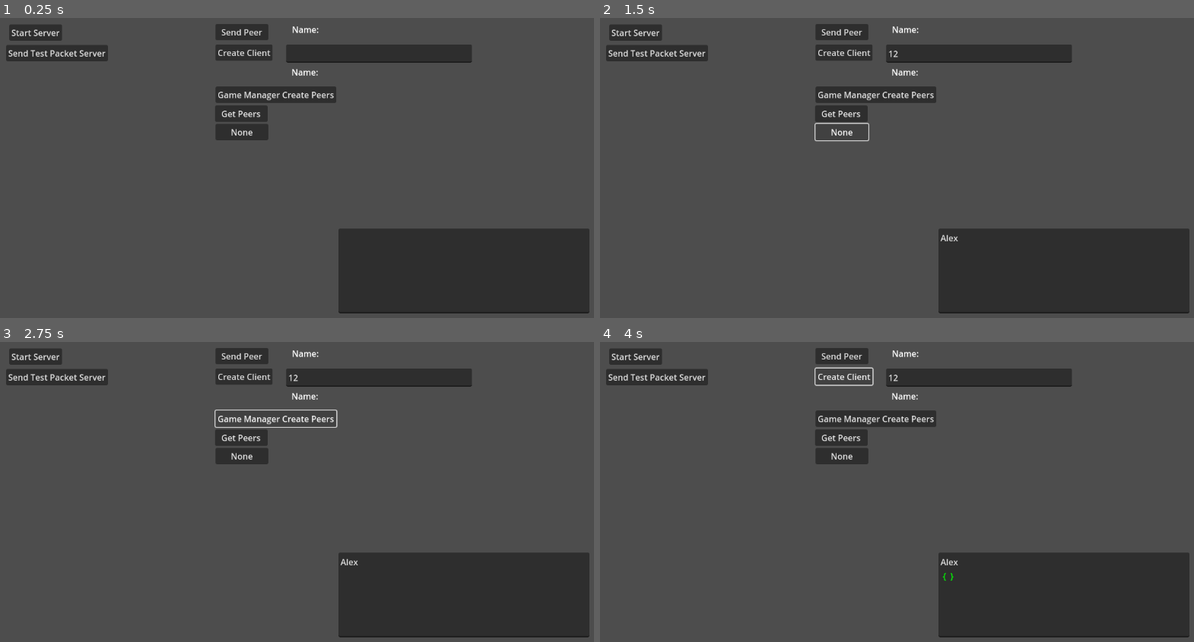
Above: before the commit, frames 1-4 (two rows, left to right).
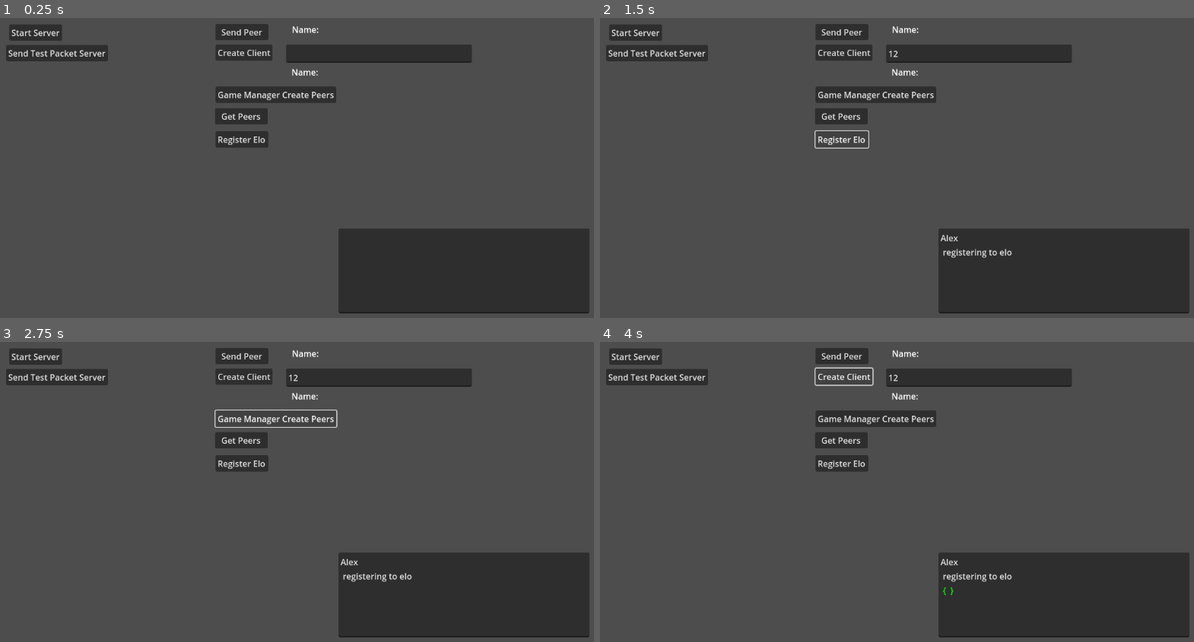
Above: after the commit, the same moments.

Repository: finepointcgi/Godot-4-Multiplayer-Lan-Tutorial
Game: Godot game, scene res://Server.tscn
Same seed, same stepped clock (60 frames per second), same inputs: the game is played once before the commit and once after it. This scene is started directly instead of the project's main scene.
Inputs (mouse positions are in pixels of both pictures, inside the frame that each line leads up to):
- Up to frame 1 (0.25 s): no input
- Up to frame 2 (1.5 s): click (1063, 270) at 0.52 s; type "Alex" at 0.6 s; click (980, 54) at 0.75 s; type "12" at 0.83 s; click "None" (after the commit: "Register Elo") at 1.25 s
- Up to frame 3 (2.75 s): click "Game Manager Create Peers" at 2 s
- Up to frame 4 (4 s): click "Get Peers" at 2.75 s; click "Create Client" at 3.5 s

The runs differ from the first frame. In frame 1, 0.7% of the frame differs, in the area x 36-46%, y 29-44%; in frame 2, 0.7%; in frame 3, 0.8%; in frame 4, 0.9%, in the area x 36-70%, y 29-85%.
Error before the commit: Parse Error: Identifier "matchmake" not declared in the current scope. (res://SeverManager.gd:52)

Commit message:
updated to fix matchmaking

Diff:
--- a/Client.gd
+++ b/Client.gd
@@ -11,8 +11,8 @@
 	ANSWER,
 	userConnected,
 	lobbyInfo,
-	CheckIn
-
+	CheckIn,
+	matchmake
 }
 var _peer = WebSocketMultiplayerPeer.new()
 var peerid = 0
@@ -30,12 +30,8 @@
 	multiplayer.server_disconnected.connect(self._mp_server_disconnect)
 	multiplayer.peer_connected.connect(self._mp_peer_connected)
 	multiplayer.peer_disconnected.connect(self._mp_peer_disconnected)
-
-
 	pass
 	#get_tree().set_multiplayer_authority(_peer.get_unique_id())
-
-
 
 func _process(delta):
 	_peer.poll()
@@ -78,12 +74,9 @@
 					#_create_peer(data.id)
 					pass
 
-
 # connects the users together
 func _connected(id, use_mesh):
 	printToConsole("Connected %d, mesh: %s" % [id, use_mesh])
-
-
 
 func _on_button_4_button_down():
 	#_peer.create_client("ws://204.48.28.159:8915")
@@ -95,7 +88,6 @@
 
 	#checkInTimer.start(5)
 	pass # Replace with function body.
-
 
 func _on_button_5_button_down():
 	var message = {
@@ -127,6 +119,7 @@
 	#get_tree().root.add_child(scene)
 	#$TextEdit.text = $TextEdit.text + "/n" + str(argument)
 	pass
+
 func _on_button_7_button_down():
 	ping.rpc(randf())
 	pass # Replace with function body.
@@ -147,23 +140,31 @@
 	##printToConsole("[Multiplayer] Peer %d disconnected" % id)
 	pass
 
-
-
 func printToConsole(s : String):
 	$TextEdit.text = $TextEdit.text + "\n " + s
 	#print(s)
-
 
 func _on_button_2_button_down():
 	var s = rtc_mp.get_peers()
 	printToConsole(str(rtc_mp.get_peers()))
 	pass # Replace with function body.
 
-
 func _on_button_button_down():
 
 	pass # Replace with function body.
 
+func _on_button_3_button_down():
+	var message = {
+		"id" : peerid,
+		"message" : Message.matchmake,
+		"player" : {
+			"id" : peerid,
+			"elo" : 1
 
-func _on_button_3_button_down():
+		}
+	}
+
+	var message_bytes = JSON.stringify(message).to_utf8_buffer()
+	printToConsole("registering to elo")
+	_peer.put_packet(message_bytes)
 	pass # Replace with function body.
--- a/Lobby.gd
+++ b/Lobby.gd
@@ -25,14 +25,14 @@
 
 		if lobby_countdown <= 0:
 			start_game()
-		update_lobby_ui(lobby_countdown)
+			update_lobby_ui(lobby_countdown)
 
-	if lobby_wait_end_time_timer_started and players_in_lobby.size() = maxPlayers:
+	if lobby_wait_end_time_timer_started and players_in_lobby.size() == maxPlayers:
 		lobby_wait_end_time -= delta
 
 		if lobby_wait_end_time <= 0:
 			start_game()
-		update_lobby_ui(lobby_wait_end_time)
+			update_lobby_ui(lobby_wait_end_time)
 
 func add_player_to_lobby(player_id):
 	players[player_id] = {
@@ -52,6 +52,7 @@
 func start_game():
 	# Logic to start the game with current players in the lobby
 	pass
+
 func update_lobby_ui(time_left):
 	# Update the lobby UI with the remaining time
 	pass
--- a/Server.tscn
+++ b/Server.tscn
@@ -11,8 +11,6 @@
 
 [node name="SeverManager" type="Node"]
 script = ExtResource("1_b8jrc")
-timeoutinSeconds = null
-hostedPort = null
 
 [node name="Client Test" type="Node" parent="."]
 script = ExtResource("2_f8sb3")
@@ -34,18 +32,18 @@
 [node name="Button2" type="Button" parent="Client Test/Control"]
 layout_mode = 0
 offset_left = 422.0
-offset_top = 211.0
+offset_top = 216.0
 offset_right = 522.0
-offset_bottom = 241.0
+offset_bottom = 247.0
 text = "Get Peers"
 
 [node name="Button3" type="Button" parent="Client Test/Control"]
 layout_mode = 0
 offset_left = 423.0
-offset_top = 246.0
+offset_top = 260.0
 offset_right = 523.0
-offset_bottom = 276.0
-text = "None"
+offset_bottom = 291.0
+text = "Register Elo"
 
 [node name="Button4" type="Button" parent="Client Test/Control"]
 layout_mode = 0
--- a/SeverManager.gd
+++ b/SeverManager.gd
@@ -28,8 +28,8 @@
 
 }
 
-@export var timeoutinSeconds = 10
-@export var hostedPort = 8915
+var timeoutinSeconds = 10
+var hostedPort = 8915
 
 func _ready():
 	if "--server" in OS.get_cmdline_args():
@@ -49,7 +49,7 @@
 				if float(Time.get_unix_time_from_system() - users[i].lastConnected) > timeoutinSeconds:
 					disconnectUser(i)
 
-		for user in matchmake:
+		for user in matchmakeUsers:
 			pass
 		if _peer.get_available_packet_count() > 0:
 			var packet = _peer.get_packet()
@@ -67,29 +67,35 @@
 				if data.message == Message.join:
 					JoinLobby(data.peer, data.lobbyValue)
 					return
-				if data.messge == Message.matchmake:
-
+				if data.message == Message.matchmake:
+					add_player_to_queue(data.player.id, data.player.elo)
 					return
 				if data.message == Message.CheckIn:
 					users[int(data.id)].lastConnected = Time.get_unix_time_from_system()
 
+		match_players()
+
 func add_player_to_queue(player_id, player_elo):
-	players[player_id] = player_elo
-	match_players()  # Try to match players
+	matchmakeUsers[player_id] = {
+		"id": player_id,
+		"elo": player_elo
+		}
+
+	#match_players()  # Try to match players
 
 func match_players():
 	# Logic to match players based on ELO rating
 	# For simplicity, this is a basic example
-	for id in players:
-		for opponent_id in players:
+	for id in matchmakeUsers:
+		for opponent_id in matchmakeUsers:
 			if is_eligible_for_match(id, opponent_id):
 				start_match(id, opponent_id)
 				return  # Assuming one match at a time for simplicity
 
 func is_eligible_for_match(id, opponent_id):
 	if id == opponent_id:
-		return False  # Can't match with oneself
-	var elo_difference = abs(players[id] - players[opponent_id])
+		return false  # Can't match with oneself
+	var elo_difference = abs(matchmakeUsers[id] - matchmakeUsers[opponent_id])
 	return elo_difference < 100  # Example threshold
 
 func start_match(id1, id2):
